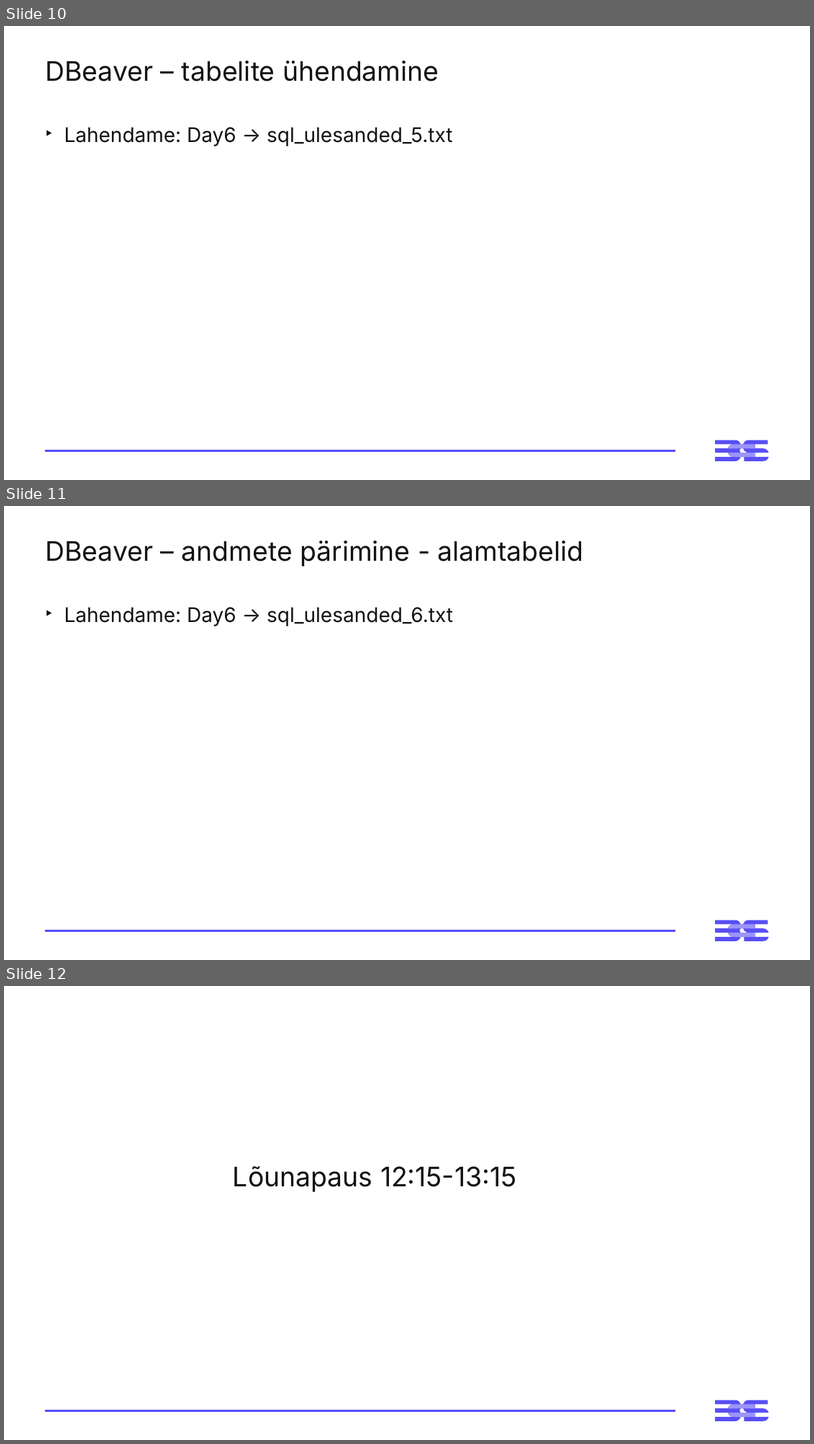
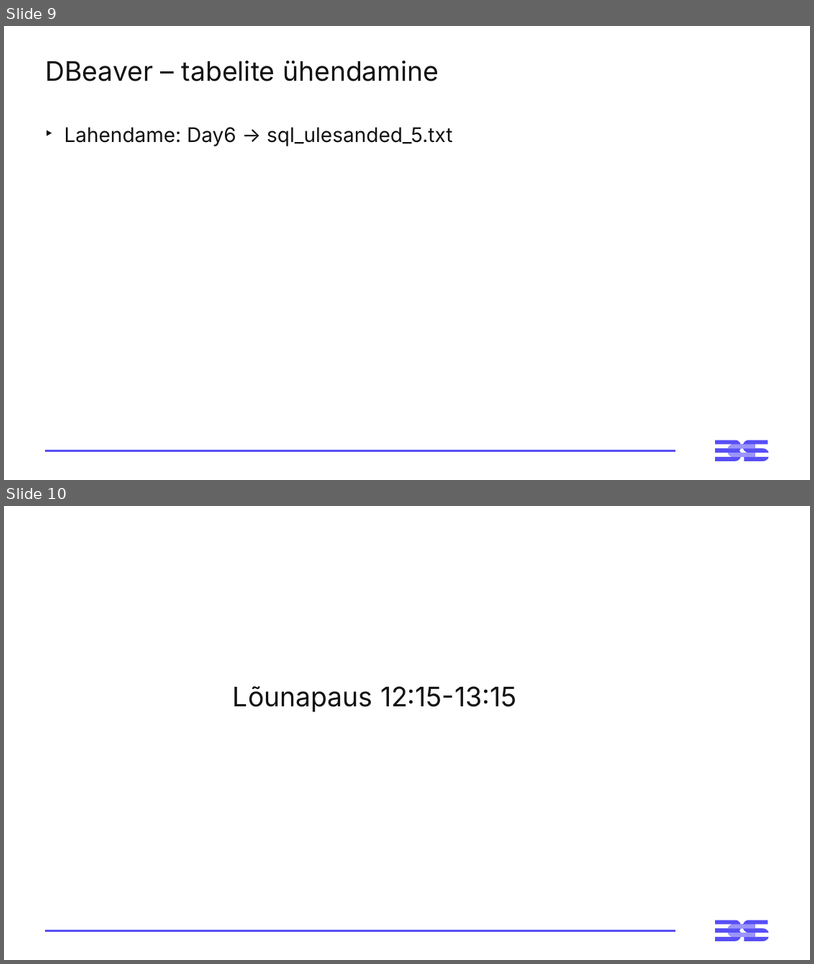
Before and after one commit to virverani/andmetarkus_2026_kevad, a slide deck: Day6/6-paev-andmetarkus-esitlus.pptx. Shown one above the other, each under a label of ours: slides 10, 11 and 12 before the commit, slides 9 and 10 after it. The pictures are 814x1444 and 814x964 pixels, drawn with LibreOffice and Linux fonts; fonts in the diff are those of the drawing. Boxes give left, top, right and bottom in pixels: in the first picture for what was removed or moved away, otherwise in the second. Text is boxed around its words. In the diff, an @@ line names an element or a change of style, - is before the commit and + after.

```diff
--- a/Day6/6-paev-andmetarkus-esitlus.pptx
+++ b/Day6/6-paev-andmetarkus-esitlus.pptx
@@ slide 11 removed at (4, 506, 810, 960), background #FFFFFF; not listed: 3 template elements that a slide beside it also shows @@
@@ title removed at (45, 541, 584, 566) @@
-DBeaver – andmete pärimine - alamtabelid
@@ text removed at (64, 607, 453, 626) @@
-‣ Lahendame: Day6 → sql_ulesanded_6.txt
@@ what was slide 10 is now slide 9 @@
@@ what was slide 12 is now slide 10 @@
```
Also in this commit, not shown: 5 slides changed, 1 slide added, 2 other slides removed, 8 other files.
